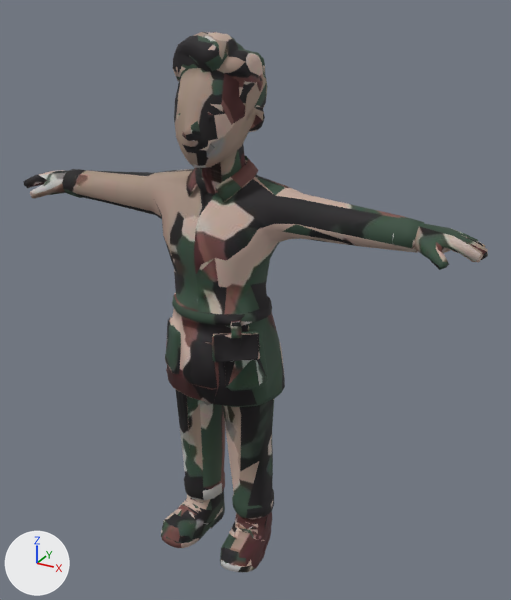
Renders of the glTF model dist/models/people/staff-dark-hair.glb from each side of a commit.
Both versions are drawn from a 50 mm lens placed at (0.862, -1.384, 1.444), pointed at (0.069, 0.057, 0.724). Every picture has the same lights, and +X, +Y and +Z are marked at lower left. The first picture is the older version. Vertices at exactly the same position are counted once.

The first picture shows 'char1.001'.
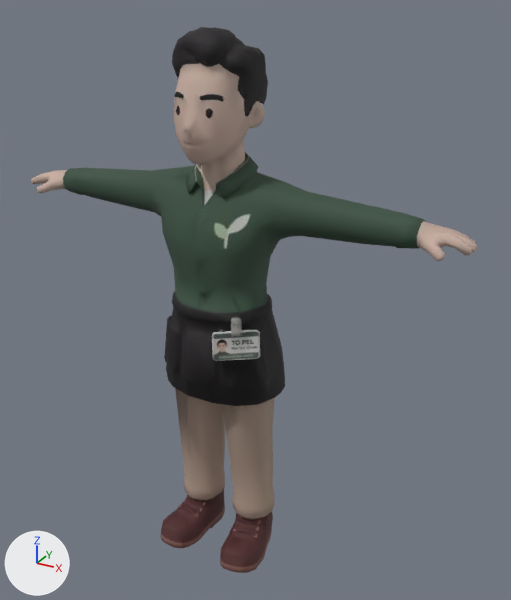
Location of each change, (x1, y1, x2, y2) in pixels of the pictures (511 x 600 px; the box of a moved part takes in the faces that stretch with it):
'char1.001', reshaped, rescaled
    before: (23, 32, 488, 572)
    after: (31, 27, 477, 573)
part 1 of me_char1_003, moved or reshaped
    before: (23, 53, 488, 270)
    after: (31, 48, 477, 262)
part 2 of me_char1_003, built on
    before: (162, 309, 259, 536)
    after: (161, 307, 260, 540)
part 3 of me_char1_003, moved or reshaped
    before: (240, 401, 273, 506)
    after: (240, 399, 274, 506)
part 4 of me_char1_003, surface changed
    before: (47, 32, 427, 572)
    after: (73, 27, 429, 573)

What changed in the scene script:
```text
Change me_char1_003:
    used by ob_char1_001; location = (0.0, 0.0, 0.0); scale = (0.00801, 0.00801, 0.00801)
    remove me_char1_003.from_pydata(...)  # 2211 vertices, 4500 faces; spans x -78.0..78.0, y -18.0..18.0, z 0.0..170.0
    add me_char1_003.from_pydata(...)  # 2211 vertices, 4500 faces; spans x -74.0..75.0, y -18.0..18.0, z 0.0..170.0
    me_char1_003 part 1: 54 vertices moved from x -77.0..77.0, y -10.0..11.0, z 117.0..154.0 to x -74.0..74.0, y -10.0..11.0, z 116.0..154.0; 276 vertices removed from x -78.0..78.0, y -7.0..11.0, z 116.0..163.0; 259 vertices added at x -74.0..75.0, y -12.0..11.0, z 116.0..164.0
    me_char1_003 part 2: 4 vertices moved within x -5.0..13.0, y -3.0..8.0, z 10.0..18.0; 11 vertices removed from x -19.0..17.0, y -16.0..10.0, z 7.0..92.0; 27 vertices added at x -19.0..18.0, y -16.0..11.0, z 6.0..92.0
    me_char1_003 part 3: 1 vertex removed from x 16.0, y -3.0, z 38.0; 2 vertices added at x 14.0..16.0, y -4.0..-2.0, z 37.0..40.0
    me_char1_003 part 4: 3458 kept faces spanning x -70.0..74.0, y -18.0..18.0, z 0.0..170.0 get new texture (UV) coordinates
Change ob_char1_001:
    ob_char1_001.scale: (0.00801, 0.00801, 0.00801) -> (0.00806, 0.00806, 0.00806)
```
